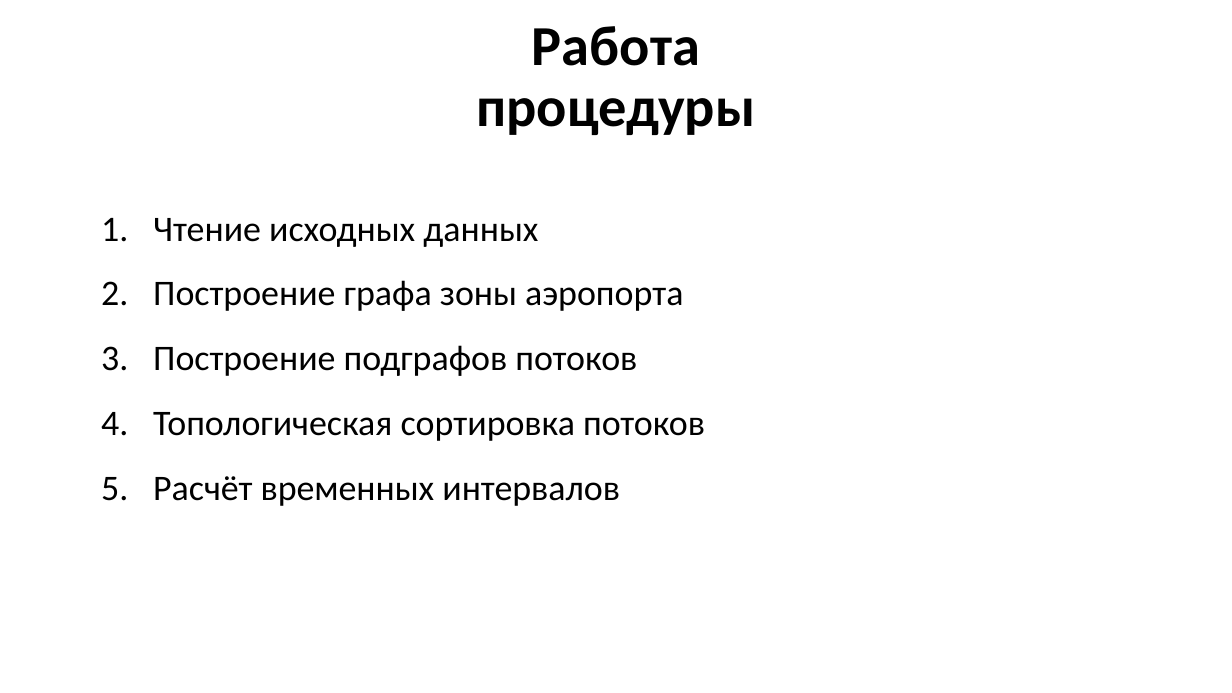
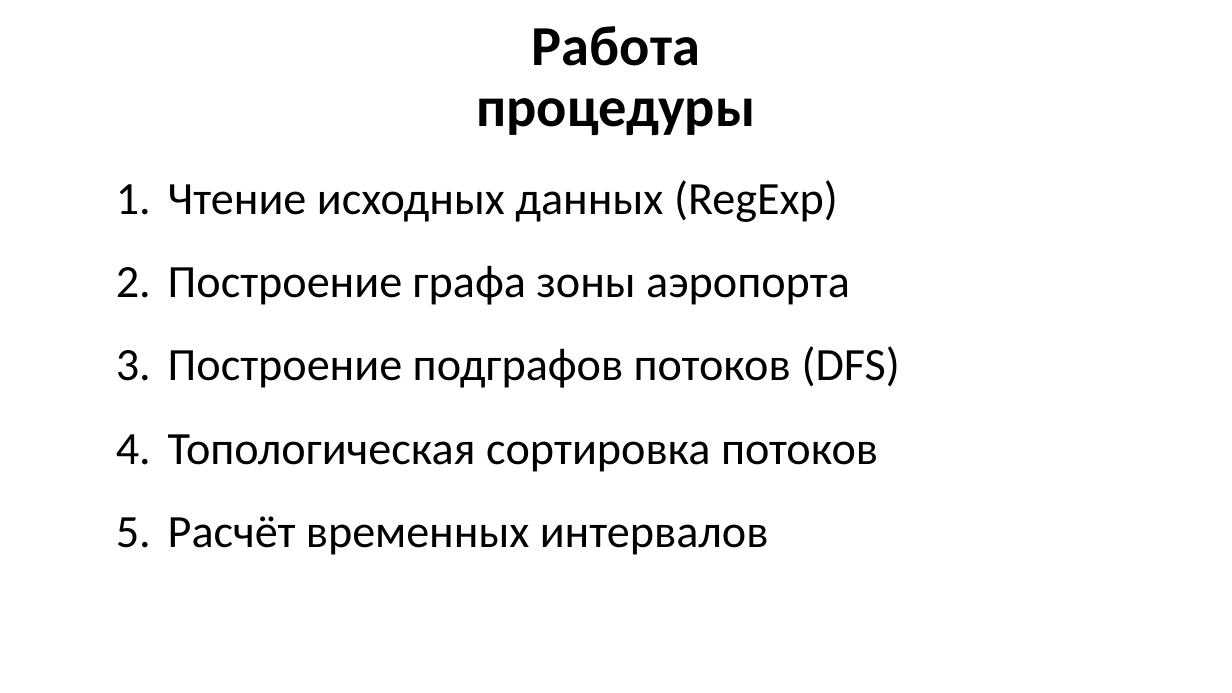
Before and after one commit to GooDgRaF/Bachelor_diplom, a slide deck: slide 11 of Диплом/Презентация ВКР.pptx (slide 8 before the commit). Drawn at 1232x693 pixels with LibreOffice and Linux fonts; fonts in the diff are those of the drawing; background and template pictures are left out. Boxes give left, top, right and bottom in pixels: in the first picture for what was removed or moved away, otherwise in the second. Text is boxed around its words. In the diff, an @@ line names an element or a change of style, - is before the commit and + after.

```diff
--- a/Диплом/Презентация ВКР.pptx
+++ b/Диплом/Презентация ВКР.pptx
@@ text "Чтение исходных данных (RegExp)": place and size @@
-text "Чтение исходных данных (RegExp)" at <box>153,218,705,506</box>
+text "Чтение исходных данных (RegExp)" at <box>168,180,900,555</box>
@@ text at <box>168,180,838,222</box>: text changed; size 28 to 36 pt @@
-1. Чтение исходных данных
+1. Чтение исходных данных (RegExp)
@@ text at <box>168,265,878,555</box>: size 28 to 36 pt in "Построение графа зоны аэропорта", "Топологическая сортировка потоков", "Расчёт временных интервалов" @@
@@ text at <box>168,346,900,388</box>: text changed; size 28 to 36 pt @@
-3. Построение подграфов потоков
+3. Построение подграфов потоков (DFS)
```
Also in this commit, not shown: 5 other slides changed, 8 slides added, 7 slides removed.
